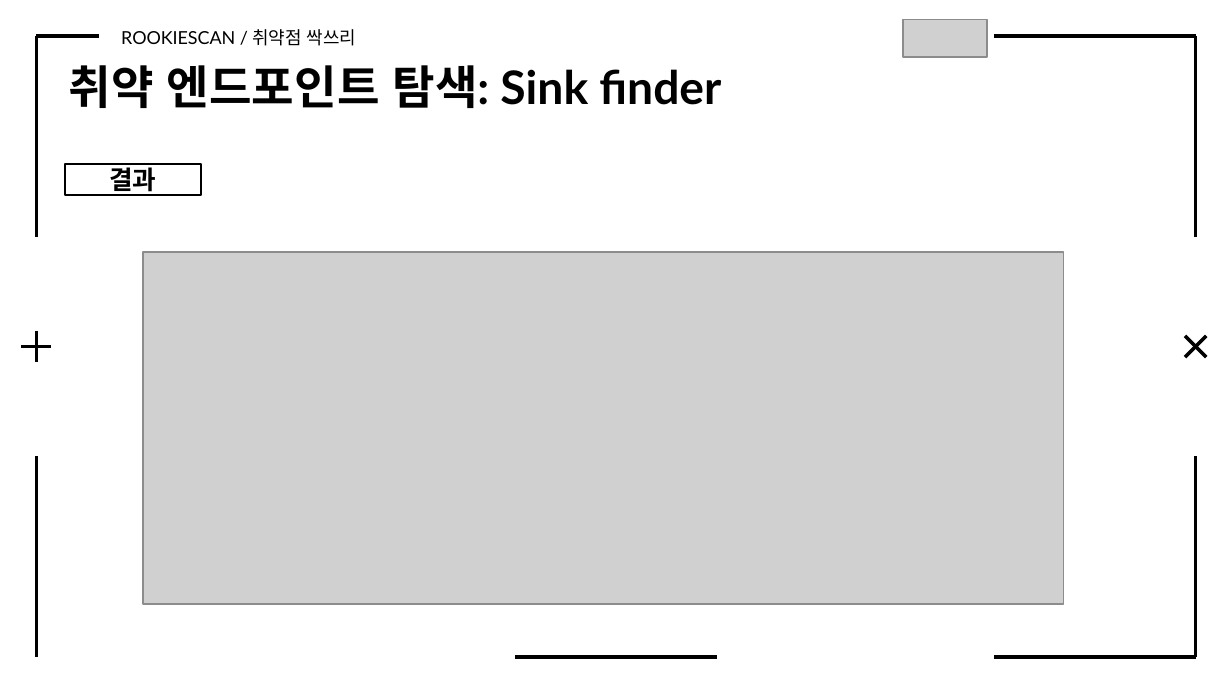
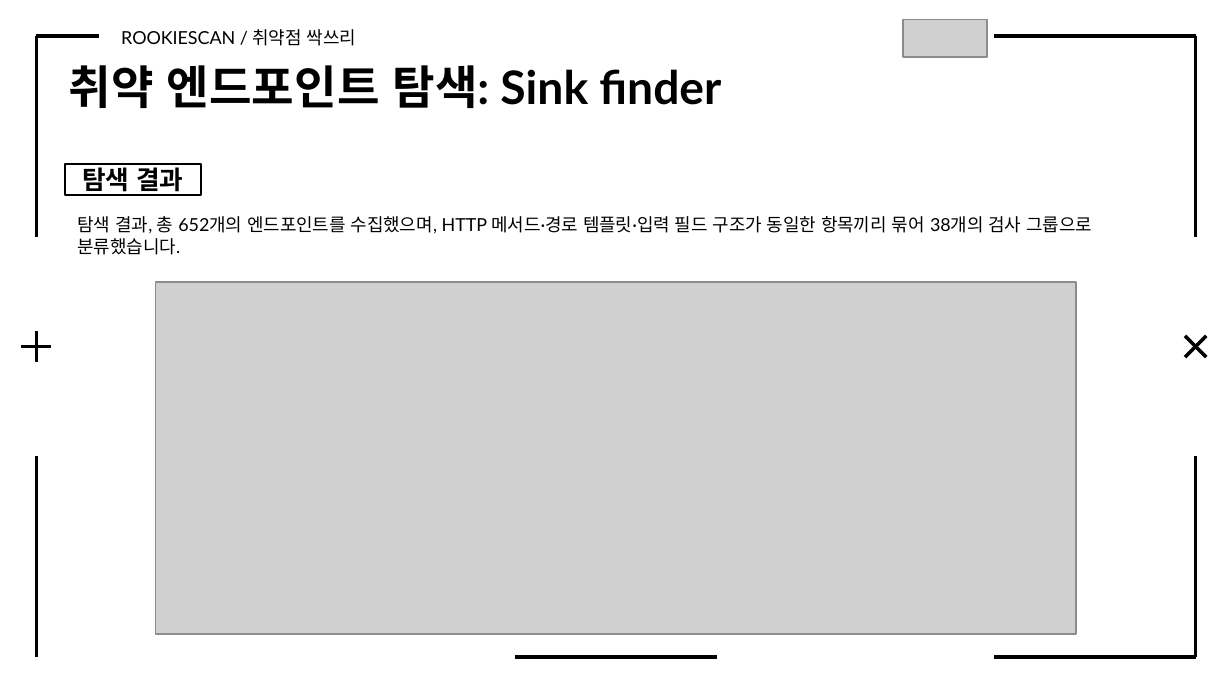
Before and after one commit to Rookies-34-3/Automatic-scanner-tool, a slide deck: slide 18 of 프로젝트 결과보고서_취약점 싹쓰리.pptx. Drawn at 1232x693 pixels with LibreOffice and Linux fonts; fonts in the diff are those of the drawing; grey boxes stand for pictures. Boxes give left, top, right and bottom in pixels: in the first picture for what was removed or moved away, otherwise in the second. Text is boxed around its words. In the diff, an @@ line names an element or a change of style, - is before the commit and + after.

Commit message:
개요, 배경,결과 추가본

```diff
--- a/프로젝트 결과보고서_취약점 싹쓰리.pptx
+++ b/프로젝트 결과보고서_취약점 싹쓰리.pptx
@@ text in rectangle at (82,163,183,196): text changed @@
-결과
+탐색 결과
@@ text added at (78,216,1092,255), 10.5 pt, text #000000 @@
+탐색 결과, 총 652개의 엔드포인트를 수집했으며, HTTP 메서드·경로 템플릿·입력 필드 구조가 동일한 항목끼리 묶어 38개의 검사 그룹으로 분류했습니다.
@@ picture: place and size @@
-picture at (143,251,1063,604)
+picture at (156,282,1077,634)
```
Also in this commit, not shown: 4 other slides changed.
